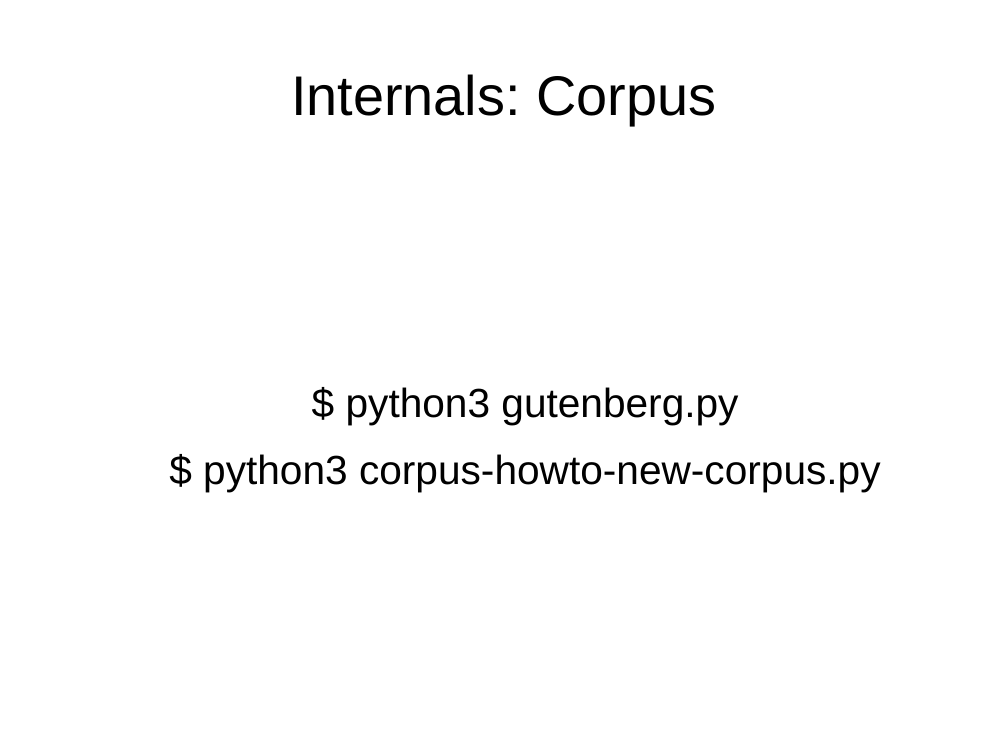
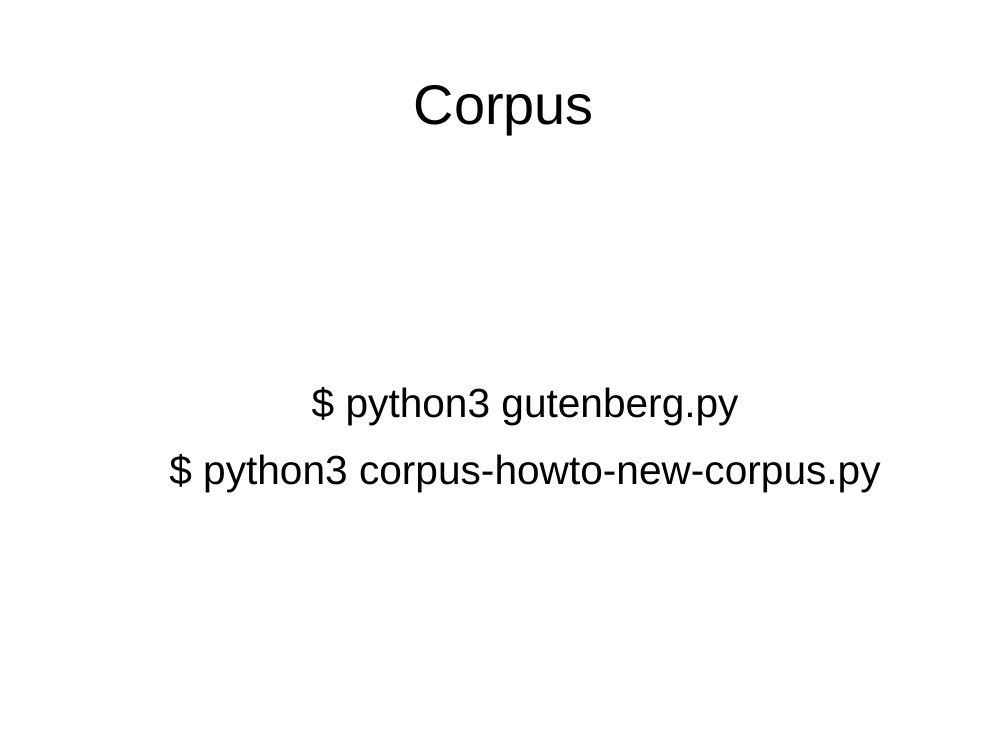
Before and after one commit to davidam/python-examples, a slide deck: slide 10 of nlp/nltk/nltk.odp (slide 8 before the commit). Drawn at 1008x756 pixels with LibreOffice and Linux fonts; fonts in the diff are those of the drawing. Boxes give left, top, right and bottom in pixels: in the first picture for what was removed or moved away, otherwise in the second. Text is boxed around its words. In the diff, an @@ line names an element or a change of style, - is before the commit and + after.

```diff
--- a/nlp/nltk/nltk.odp
+++ b/nlp/nltk/nltk.odp
@@ title at [414, 85, 594, 134]: text changed @@
-Internals: Corpus
+Corpus
```
Also in this commit, not shown: 1 other slide changed, 3 slides added, 1 slide removed.
